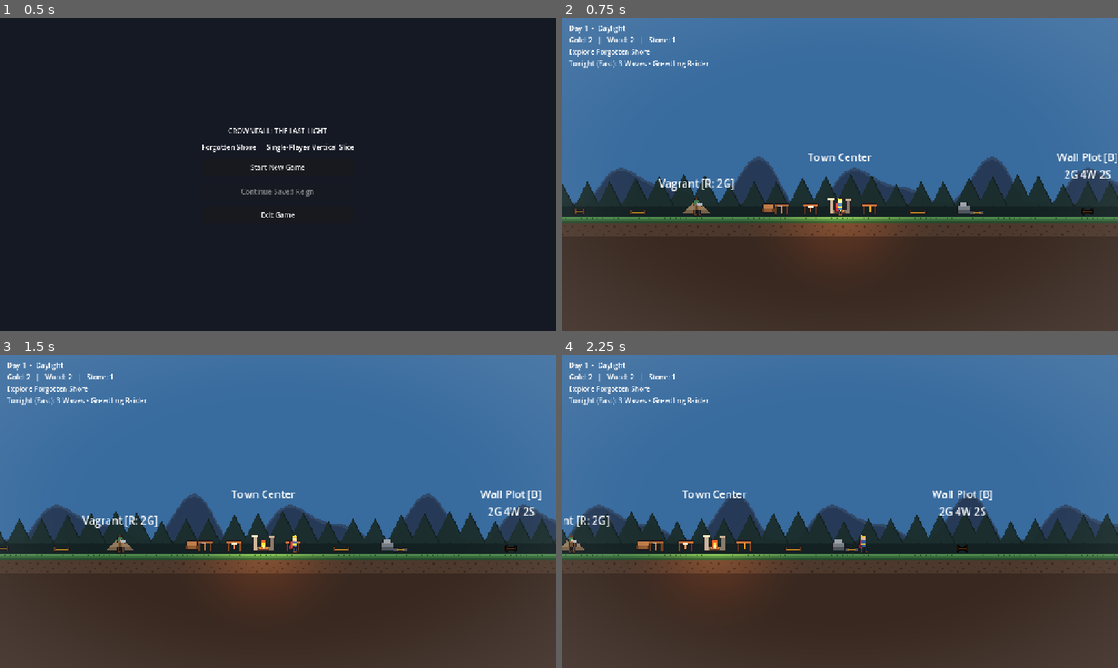
Above: before the commit, frames 1-4 (two rows, left to right).
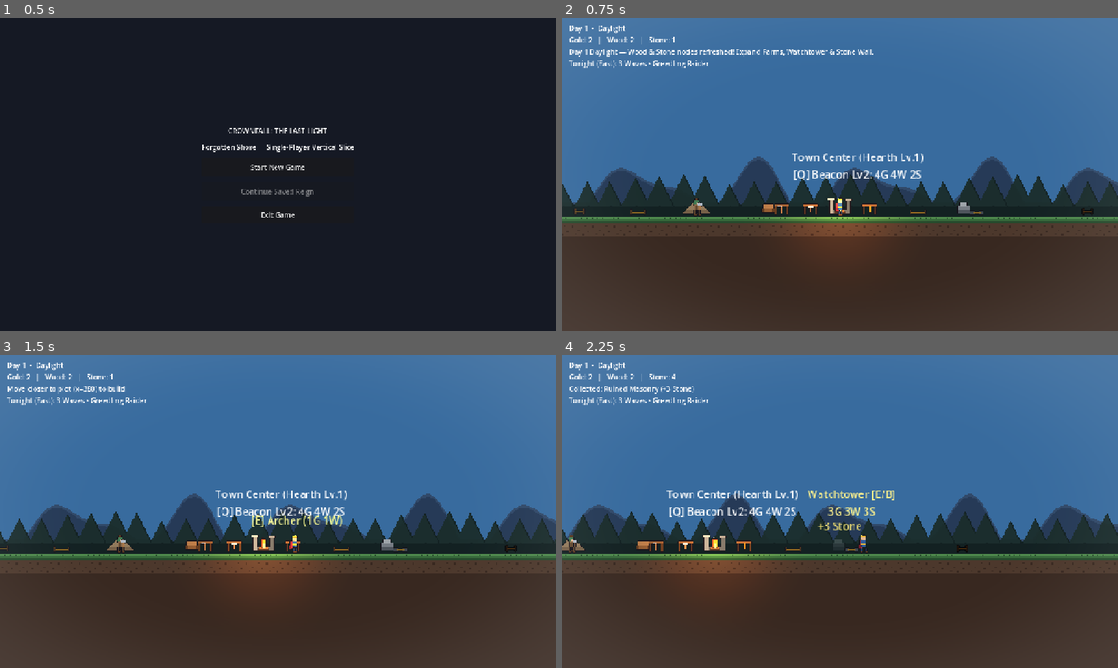
Above: after the commit, the same moments.

Repository: ridho1141haha/crownfall
Game: Godot game, scene res://scenes/main/Main.tscn
Same seed, same stepped clock (60 frames per second), same inputs: the game is played once before the commit and once after it.
Inputs:
- Up to frame 1 (0.5 s): no input
- Up to frame 2 (0.75 s): click "Start New Game" at 0.5 s
- Up to frame 3 (1.5 s): tap Enter at 1.25 s; hold D (move_right) from 1.28 s (still down); hold B (build_wall) from 1.28 s (still down)
- Up to frame 4 (2.25 s): keep holding D (move_right); tap Q (upgrade_tier) at 1.52 s; release B (build_wall) at 2.03 s; tap E (interact) at 2.1 s

Frame 1 is identical in both runs. In frame 2, 1.7% of the frame differs, in the area x 1-100%, y 10-63%; in frame 3, 1.6%; in frame 4, 1.8%, in the area x 0-78%, y 6-63%.
Error before the commit: Parse Error: Could not parse global class "ForgottenShoreSession" from "res://scripts/world/ForgottenShoreSession.gd". (res://scripts/ui/ClockHUD.gd:5)

Commit message:
fix(ci): repair Godot test failures
Co-authored-by: Copilot <223556219+Copilot@users.noreply.github.com>

Diff:
--- a/scripts/world/ForgottenShoreSession.gd
+++ b/scripts/world/ForgottenShoreSession.gd
@@ -564,7 +564,7 @@
 		shrine_offering_used_today = false
 		shrine_offering_used_today = false
 	resource_mgr.refresh_renewable_nodes()
-		_update_resource_node_visuals()
+	_update_resource_node_visuals()
 	feedback_message.emit("Day %d Daylight — Wood & Stone nodes refreshed! Expand Farms, Watchtower & Stone Wall." % day_number)
 
 
--- a/tests/test_unit_m2_m7.gd
+++ b/tests/test_unit_m2_m7.gd
@@ -569,11 +569,11 @@
 	var kill_gold_box: Array[int] = [0]
 	night.enemy_defeated.connect(func(_arch: String, rw: int, _px: float) -> void: kill_gold_box[0] += rw)
 	night.on_night_started(2)
+	night.apply_external_damage(200)
 	for _s: int in range(30):
 		night.tick(1.0, true, bm, 3, true)
 	if not _check(night.west_spawned_count >= 1, "Task2 Day 2+ spawned West Scout lane"):
 		return false
-	night.apply_external_damage(200)
 	if not _check(kill_gold_box[0] >= 1, "Task2 enemy defeat awards +1G"):
 		return false
 	print("PASS: Task 2 Anti-Softlock, Kindle Flare (+50%), West Wall & Day 2 West Scout")
